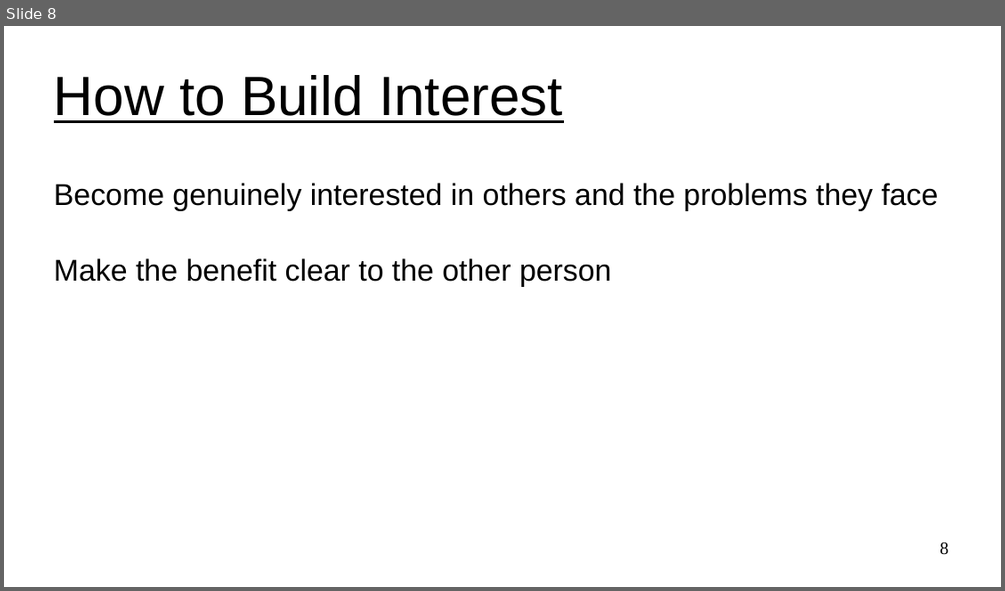
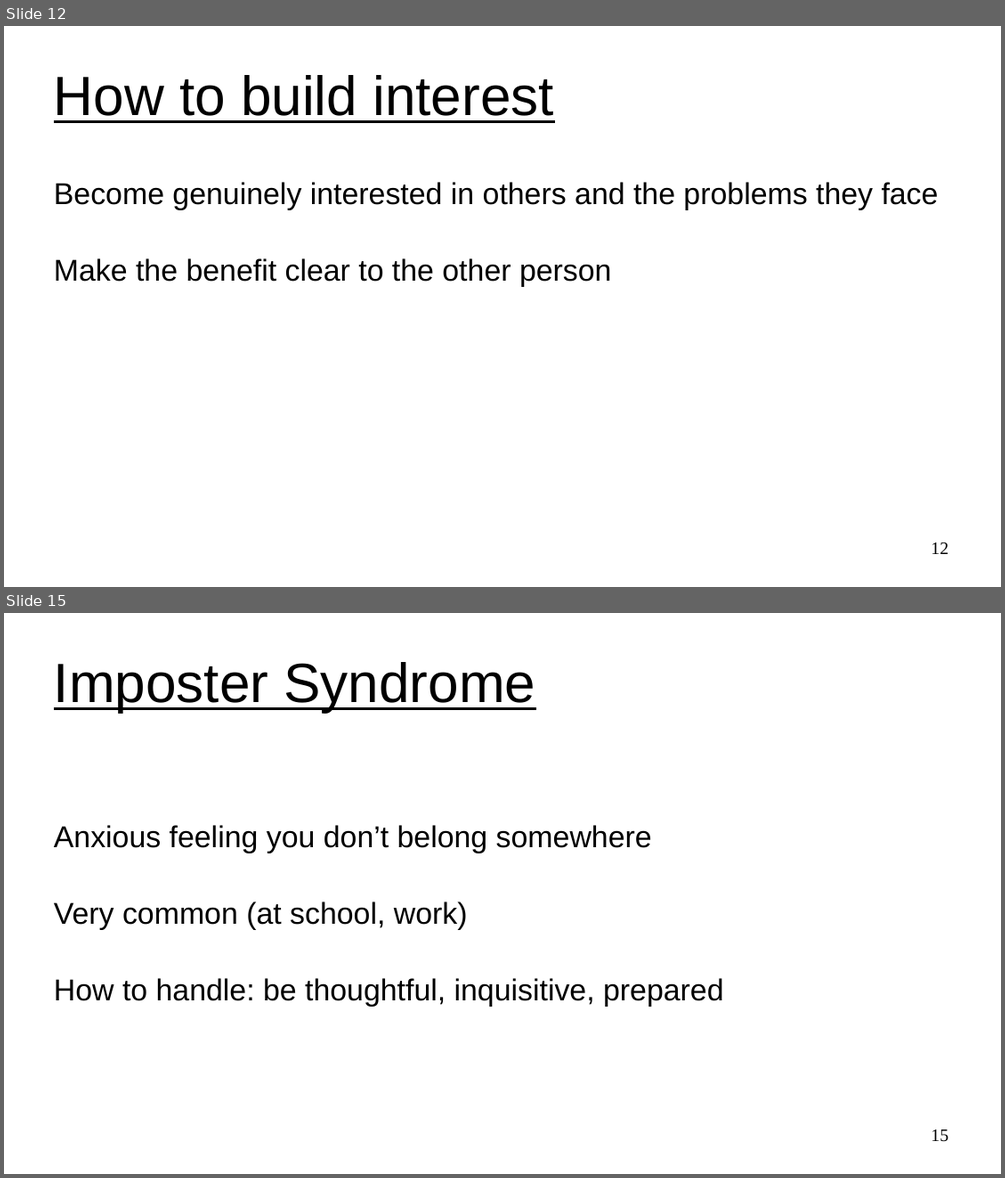
Before and after one commit to UVADS/ds6011, a slide deck: 05_influence.ppt. Shown one above the other, each under a label of ours: slide 8 before the commit, slides 12 and 15 after it; the slides between them are not shown. The pictures are 1005x591 and 1005x1178 pixels, drawn with LibreOffice and Linux fonts; fonts in the diff are those of the drawing. Boxes give left, top, right and bottom in pixels: in the first picture for what was removed or moved away, otherwise in the second. Text is boxed around its words. In the diff, an @@ line names an element or a change of style, - is before the commit and + after.

```diff
--- a/05_influence.ppt
+++ b/05_influence.ppt
@@ slide 15 added at (4,613,1001,1174), background #FFFFFF @@
@@ title added at (54,662,535,712), 44 pt, text #000000, underline @@
+Imposter Syndrome
@@ subtitle added at (54,825,724,1006), 24 pt, text #000000 @@
+Anxious feeling you don’t belong somewhere
+Very common (at school, work)
+How to handle: be thoughtful, inquisitive, prepared
@@ page number added at (930,1129,948,1142), 14 pt, text #000000 @@
+15
@@ what was slide 8 is now slide 12 @@
@@ slide 12 changed as well @@
@@ title at (54,75,553,123): text changed @@
-How to Build Interest
+How to build interest
@@ page number at (930,542,948,554): text changed @@
-8
+12
```
Also in this commit, not shown: 4 other slides changed, 5 other slides added, 2 slides removed, 1 other file.
